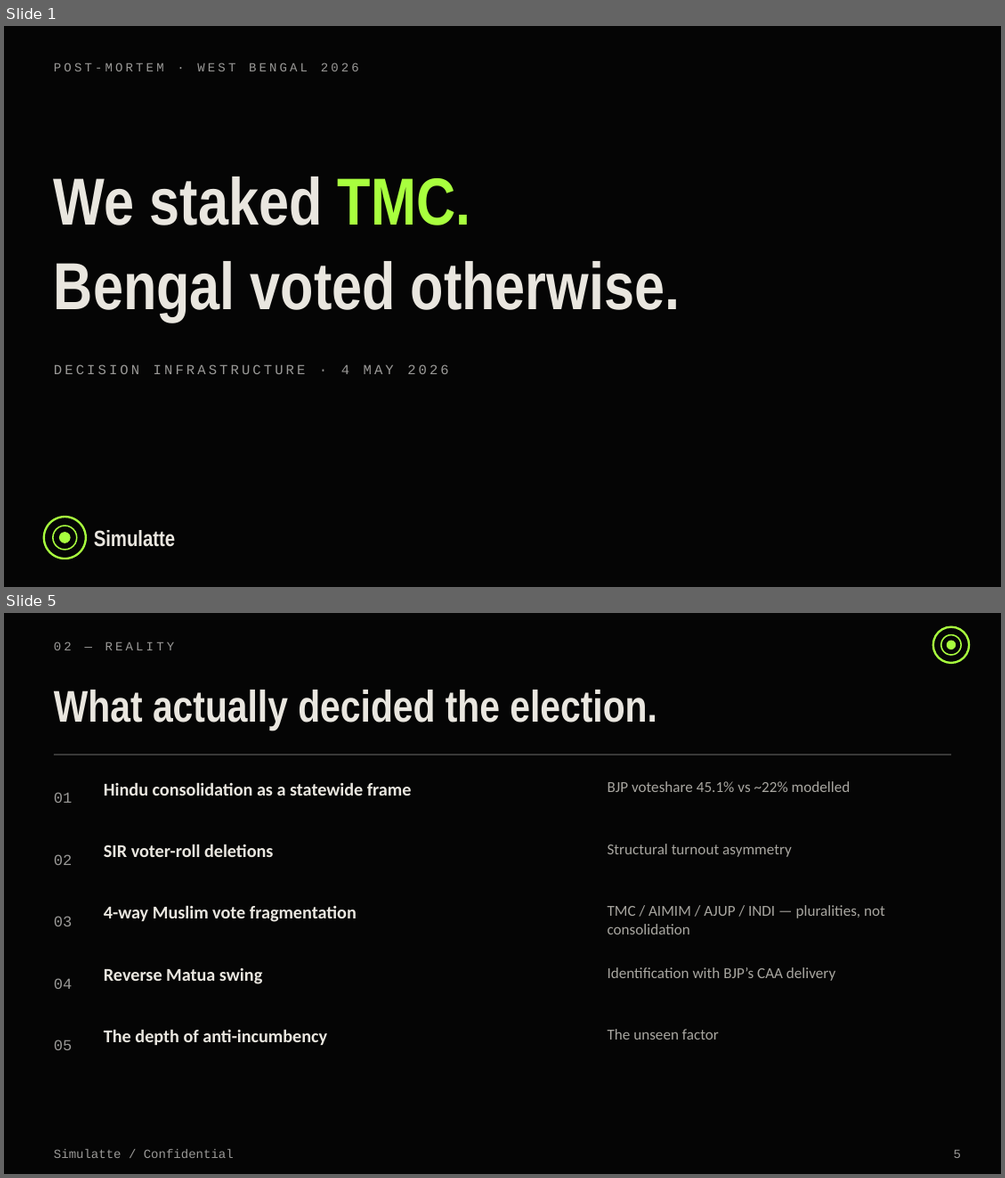
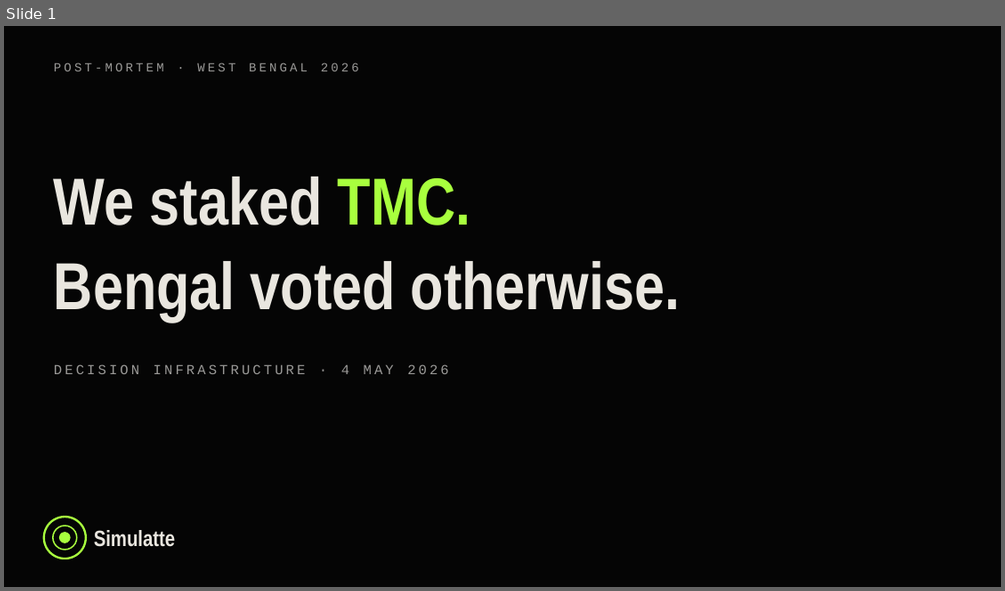
Before and after one commit to Iqbalahmed7/simulatte-popscale, a slide deck: engineering/wb_2026_postmortem_deck.pptx. Shown one above the other, each under a label of ours: slides 1 and 5 before the commit, slide 1 after it; the slides between them are not shown. The pictures are 1005x1178 and 1005x591 pixels, drawn with LibreOffice and Linux fonts; fonts in the diff are those of the drawing. Boxes give left, top, right and bottom in pixels: in the first picture for what was removed or moved away, otherwise in the second. Text is boxed around its words. In the diff, an @@ line names an element or a change of style, - is before the commit and + after.

```diff
--- a/engineering/wb_2026_postmortem_deck.pptx
+++ b/engineering/wb_2026_postmortem_deck.pptx
@@ slide 5 removed at <box>4,613,1001,1174</box>, background #050505 @@
@@ ellipse removed at <box>933,627,969,663</box> @@
@@ ellipse removed at <box>941,635,961,655</box> @@
@@ text removed at <box>54,641,175,650</box> @@
-02 — REALITY
@@ ellipse removed at <box>947,641,955,649</box> @@
@@ text removed at <box>54,690,657,730</box> @@
-What actually decided the election.
@@ line removed from (54, 755) to (951, 755) @@
@@ text removed at <box>54,792,73,803</box> @@
-01
@@ text removed at <box>104,782,412,795</box> @@
-Hindu consolidation as a statewide frame
@@ text removed at <box>607,781,850,792</box> @@
-BJP voteshare 45.1% vs ~22% modelled
@@ text removed at <box>104,844,273,857</box> @@
-SIR voter-roll deletions
@@ text removed at <box>607,844,792,857</box> @@
-Structural turnout asymmetry
@@ text removed at <box>54,854,73,865</box> @@
-02
@@ text removed at <box>104,905,356,922</box> @@
-4-way Muslim vote fragmentation
@@ text removed at <box>607,905,885,934</box> @@
-TMC / AIMIM / AJUP / INDI — pluralities, not consolidation
@@ text removed at <box>54,916,73,926</box> @@
-03
@@ text removed at <box>54,978,73,989</box> @@
-04
@@ text removed at <box>104,968,262,984</box> @@
-Reverse Matua swing
@@ text removed at <box>607,967,835,981</box> @@
-Identification with BJP’s CAA delivery
@@ text removed at <box>54,1039,73,1050</box> @@
-05
@@ text removed at <box>104,1029,327,1045</box> @@
-The depth of anti-incumbency
@@ text removed at <box>607,1029,719,1039</box> @@
-The unseen factor
@@ text removed at <box>54,1149,234,1158</box> @@
-Simulatte / Confidential
@@ text removed at <box>954,1150,961,1158</box> @@
-5
```
Also in this commit, not shown: 4 slides changed, 10 slides added, 3 other slides removed, 26 other files.
